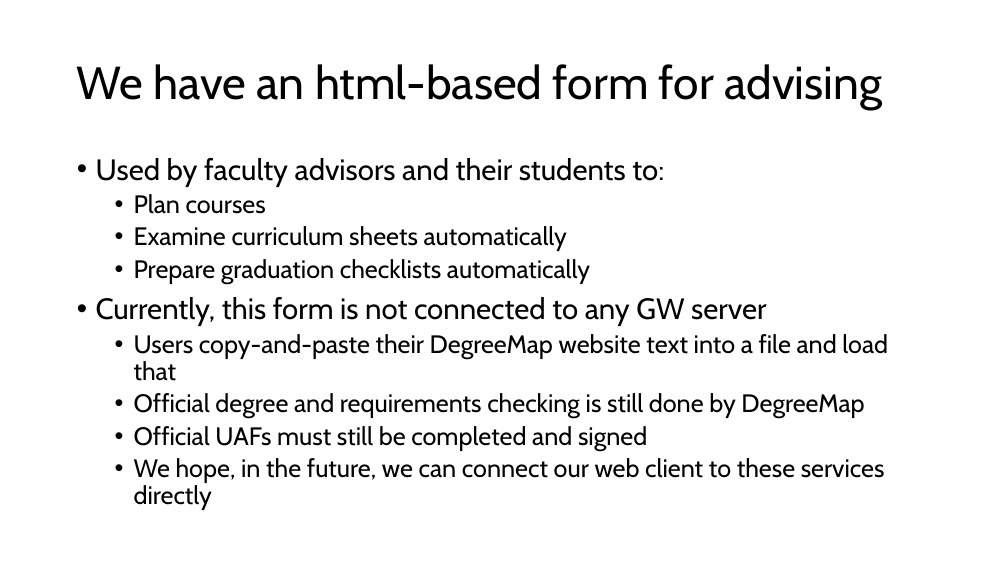
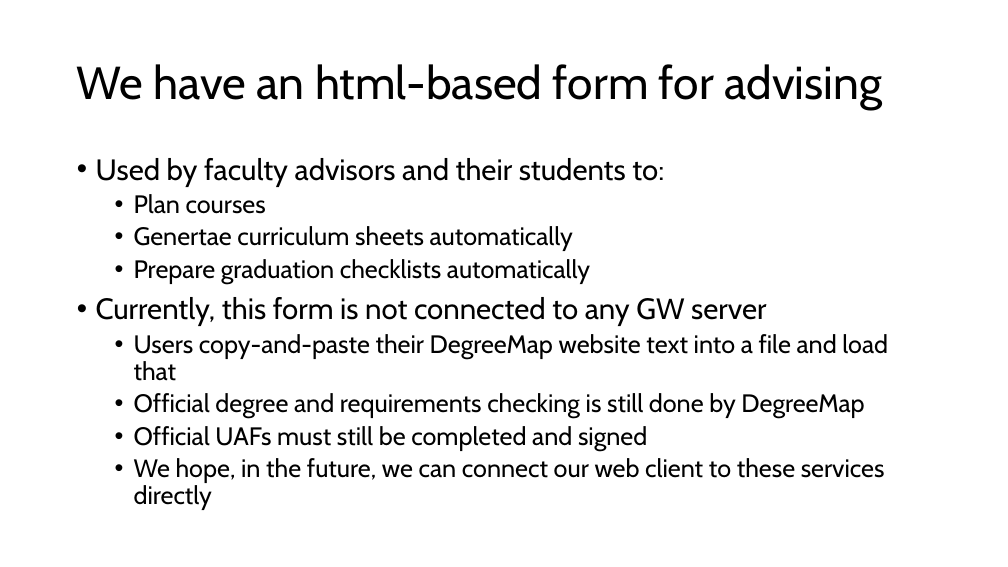
Before and after one commit to goldfrank/advisingtool, a slide deck: slide 2 of course_list_generation/DegreeMap Replacement.pptx. Drawn at 1008x567 pixels with LibreOffice and Linux fonts; fonts in the diff are those of the drawing. Boxes give left, top, right and bottom in pixels: in the first picture for what was removed or moved away, otherwise in the second. Text is boxed around its words. In the diff, an @@ line names an element or a change of style, - is before the commit and + after.

```diff
--- a/course_list_generation/DegreeMap Replacement.pptx
+++ b/course_list_generation/DegreeMap Replacement.pptx
@@ text at [134,226,573,251]: text changed @@
-  • Examine curriculum sheets automatically
+  • Genertae curriculum sheets automatically
```
Also in this commit, not shown: 1 other slide changed, 1 other file.
